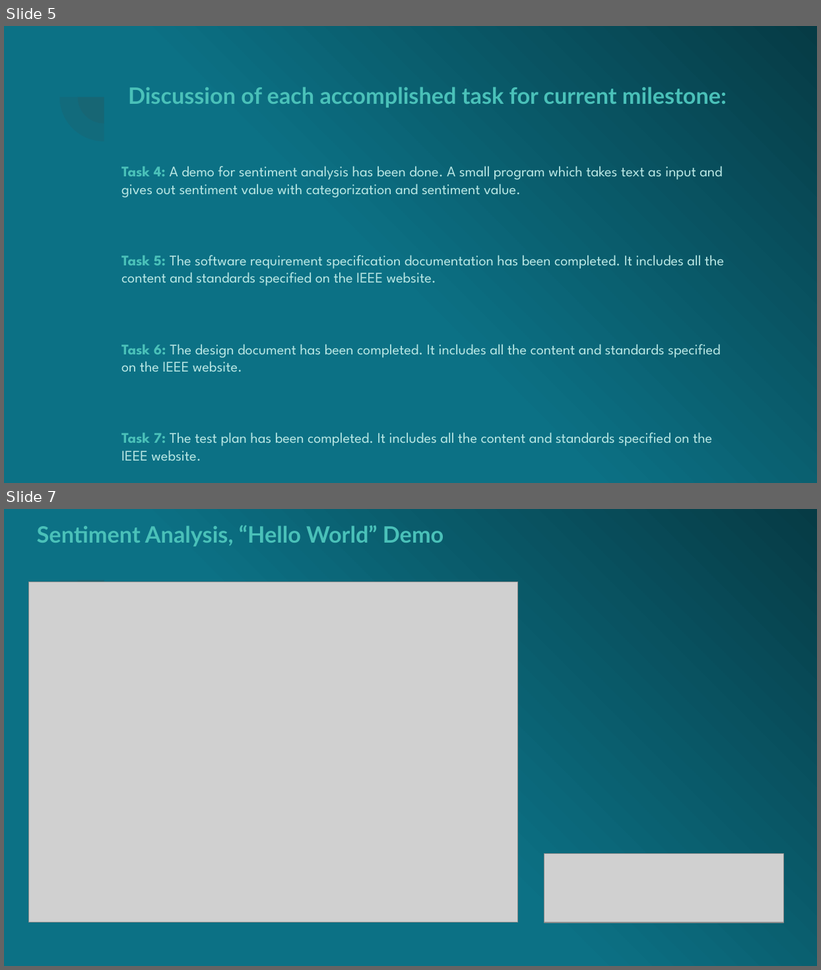
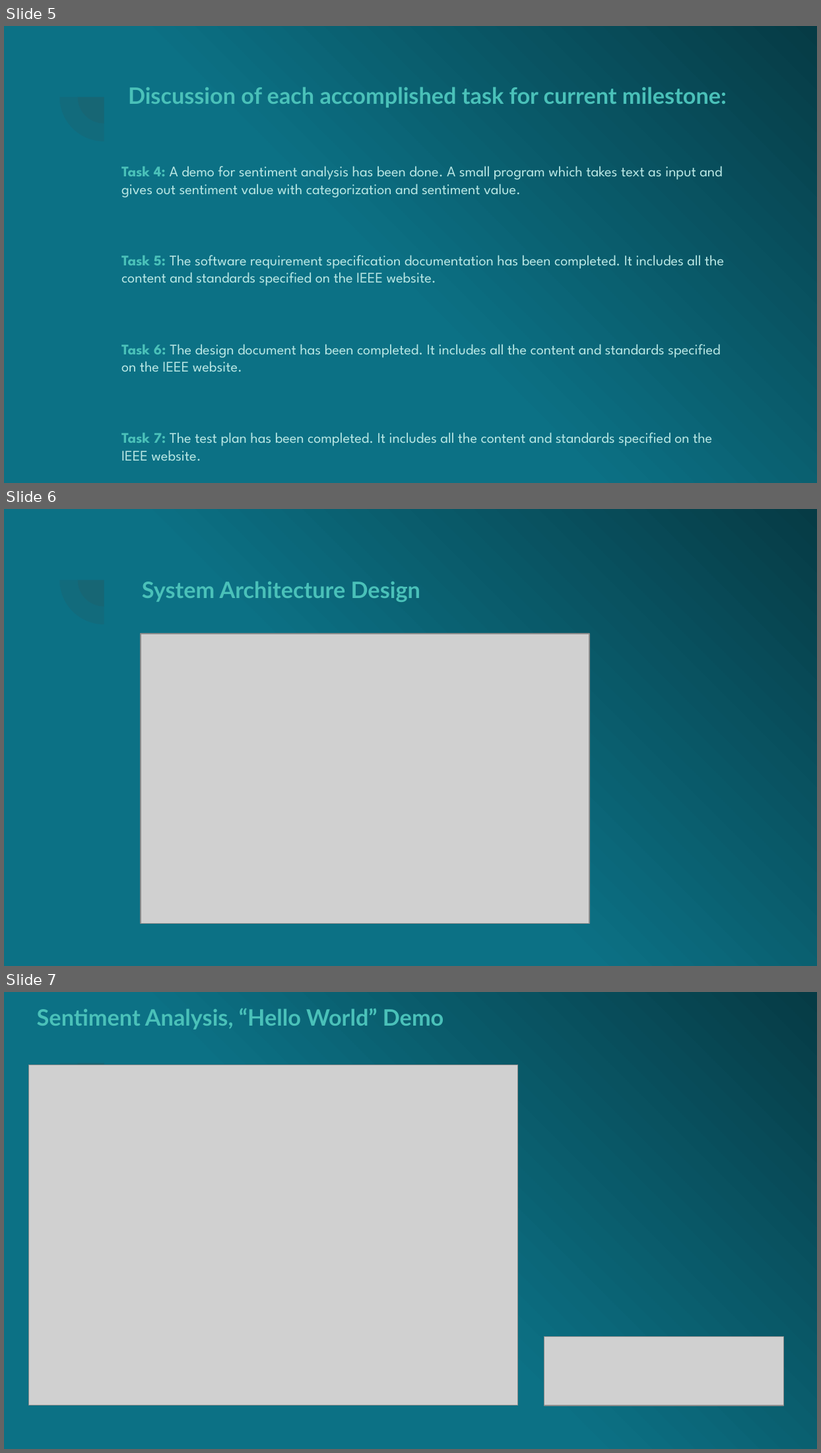
Before and after one commit to fobmsm/fobm.github.io, a slide deck: Milestone1.ppsx. Shown one above the other, each under a label of ours: slides 5 and 7 before the commit, slides 5, 6 and 7 after it; the slides between them are not shown. The pictures are 821x970 and 821x1453 pixels, drawn with LibreOffice and Linux fonts; fonts in the diff are those of the drawing; grey boxes stand for pictures. Boxes give left, top, right and bottom in pixels: in the first picture for what was removed or moved away, otherwise in the second. Text is boxed around its words. In the diff, an @@ line names an element or a change of style, - is before the commit and + after.

Commit message:
27

```diff
--- a/Milestone1.ppsx
+++ b/Milestone1.ppsx
@@ slide 6 added at [4,509,817,966], background gradient #0C7185 to #063B45; not listed: 2 template elements that a slide beside it also shows @@
@@ text added at [142,582,420,602], 20 pt, text #4AC1B9, bold @@
+System Architecture Design
@@ picture added at [141,633,589,923] @@
```
Also in this commit, not shown: 1 slide removed.
